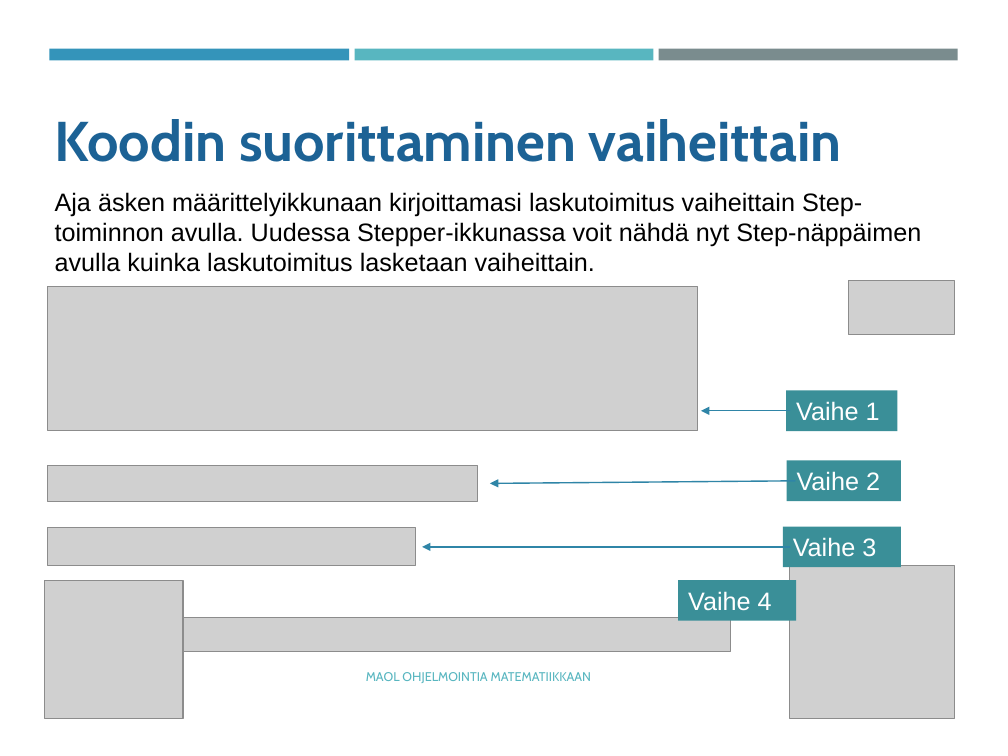
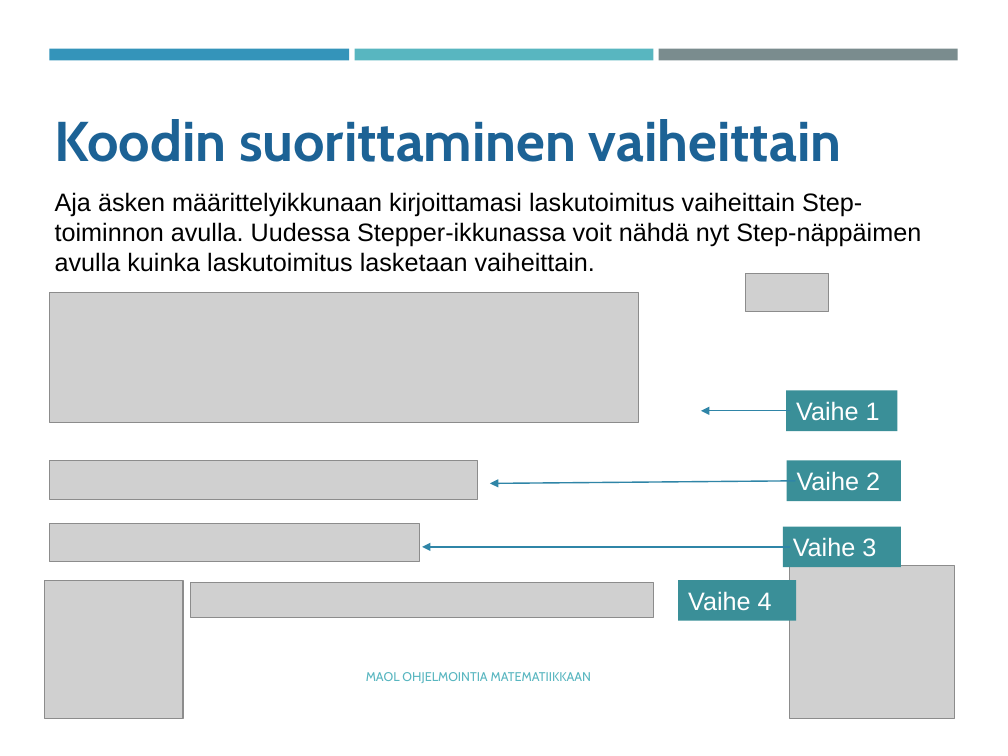
Before and after one commit to tyynetyyne/tyynetyyne.github.io, a slide deck: slide 18 of tehtavat/tiedostot/maol/power_point/Racket-MAOL-5-6-tutustuminen-ohjelmointiymparistoon.pptx. Drawn at 1008x756 pixels with LibreOffice and Linux fonts; fonts in the diff are those of the drawing; grey boxes stand for pictures. Boxes give left, top, right and bottom in pixels: in the first picture for what was removed or moved away, otherwise in the second. Text is boxed around its words. In the diff, an @@ line names an element or a change of style, - is before the commit and + after.

```diff
--- a/tehtavat/tiedostot/maol/power_point/Racket-MAOL-5-6-tutustuminen-ohjelmointiymparistoon.pptx
+++ b/tehtavat/tiedostot/maol/power_point/Racket-MAOL-5-6-tutustuminen-ohjelmointiymparistoon.pptx
@@ picture: place and size @@
-picture at (47,286,698,430)
+picture at (49,292,638,422)
@@ picture added at (745,273,829,311) @@
@@ picture removed at (848,281,955,335) @@
@@ picture: place and size @@
-picture at (47,466,478,501)
+picture at (49,461,477,499)
@@ picture: place and size @@
-picture at (47,528,415,566)
+picture at (49,524,419,562)
@@ picture added at (191,583,653,618) @@
@@ picture removed at (183,617,731,651) @@
```
Also in this commit, not shown: 18 other slides changed.
